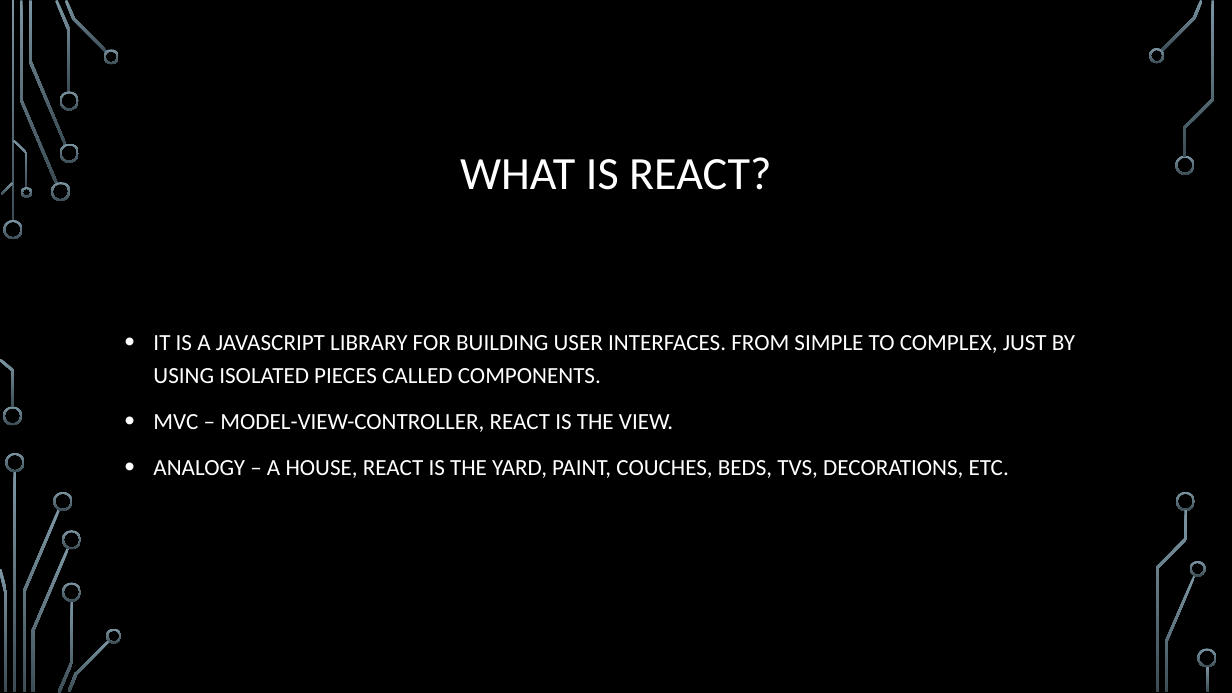
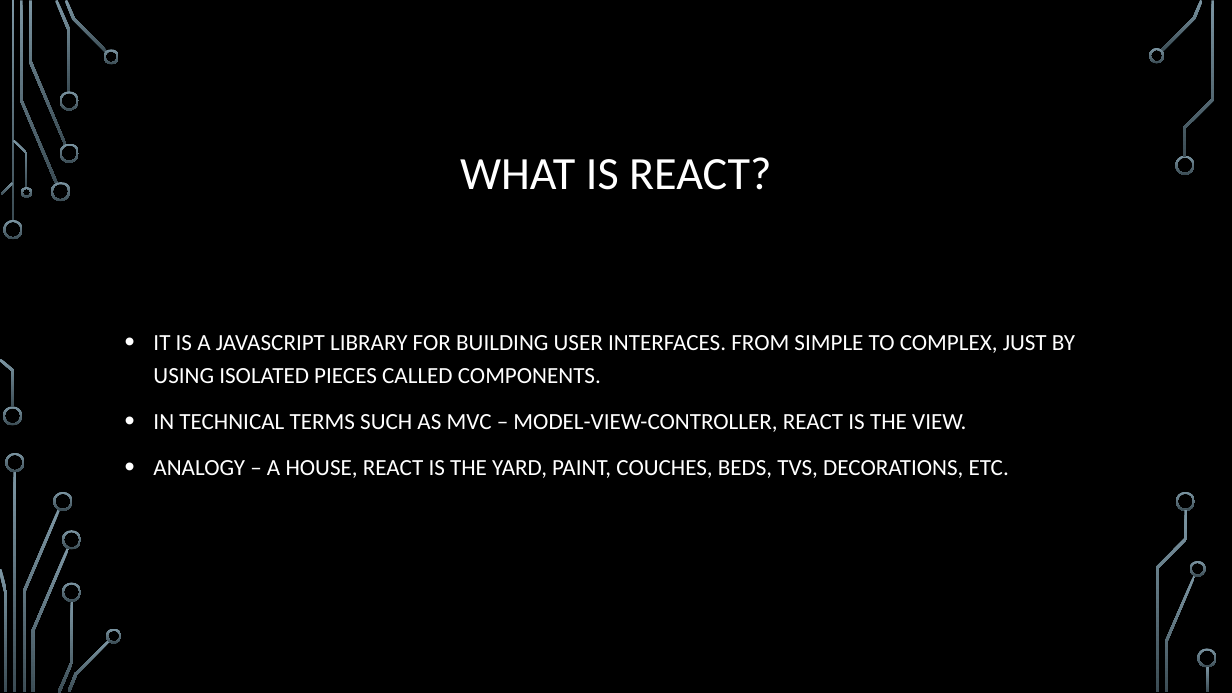
Before and after one commit to kenxwagner/ken_teaches, a slide deck: slide 3 of React/slides/react_lessons_slides.pptx. Drawn at 1232x693 pixels with LibreOffice and Linux fonts; fonts in the diff are those of the drawing; background and template pictures are left out. Boxes give left, top, right and bottom in pixels: in the first picture for what was removed or moved away, otherwise in the second. Text is boxed around its words. In the diff, an @@ line names an element or a change of style, - is before the commit and + after.

Commit message:
Next step
Working on the section as to why use React.

```diff
--- a/React/slides/react_lessons_slides.pptx
+++ b/React/slides/react_lessons_slides.pptx
@@ text at [153, 414, 966, 432]: text changed @@
-• MVC – MODEL-VIEW-CONTROLLER, REACT IS THE VIEW.
+• IN TECHNICAL TERMS SUCH AS MVC – MODEL-VIEW-CONTROLLER, REACT IS THE VIEW.
```
Also in this commit, not shown: 1 slide added, 1 slide removed.
